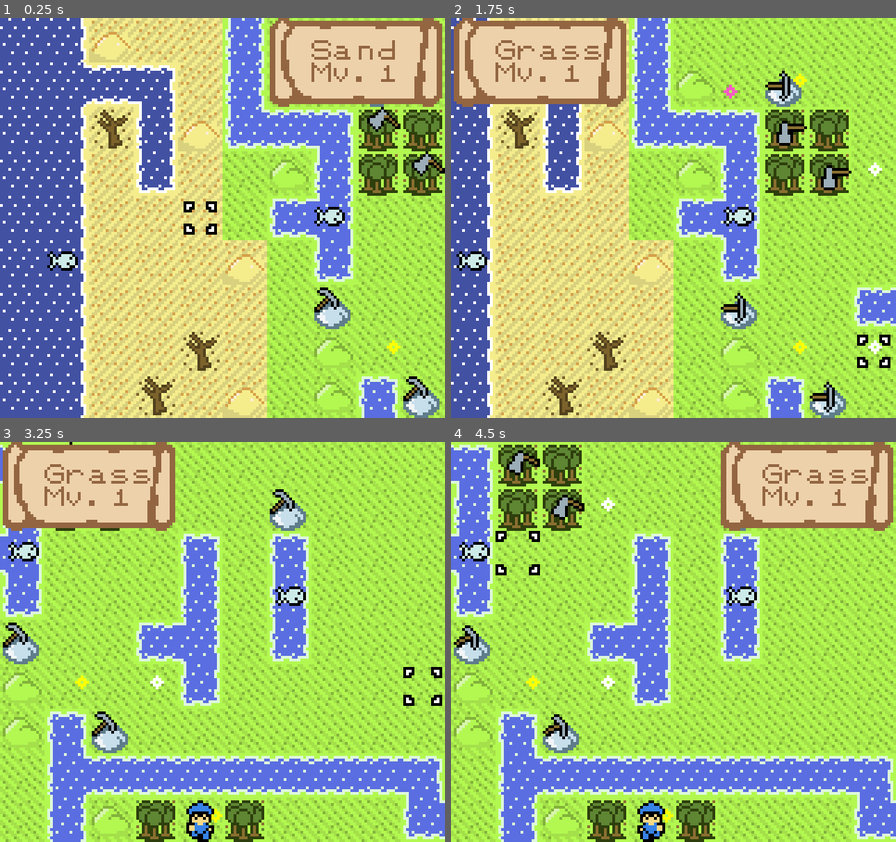
Above: before the commit, frames 1-4 (two rows, left to right).
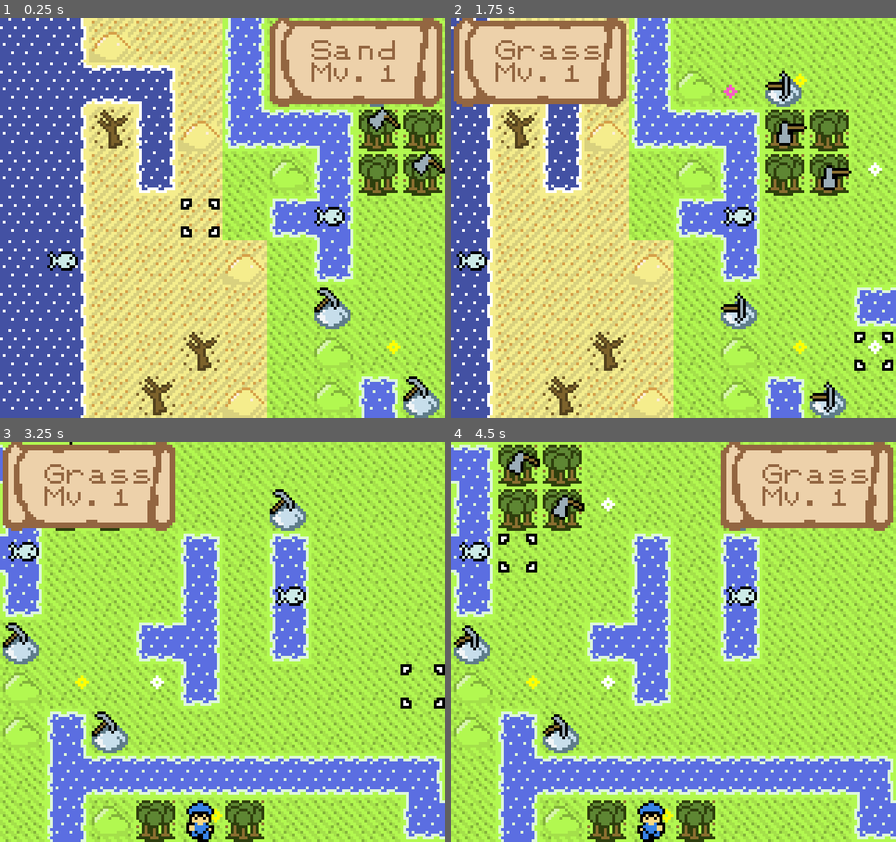
Above: after the commit, the same moments.

Repository: SummonerL/GuildBuilders
Game: Godot game, scene res://Scenes/Overworld/Overworld_Scene.tscn
Same seed, same stepped clock (60 frames per second), same inputs: the game is played once before the commit and once after it.
Inputs:
- Up to frame 1 (0.25 s): no input
- Up to frame 2 (1.75 s): tap Enter (ui_accept) at 0.5, 0.77, 1.52 s; hold Right (ui_right) 0.53-1.28 s; hold Down (ui_down) from 1.28 s (still down)
- Up to frame 3 (3.25 s): release Down (ui_down) at 2.03 s; hold Right (ui_right) 2.03-2.78 s; hold Up (ui_up) from 2.78 s (still down); tap Enter (ui_accept) at 3.02 s
- Up to frame 4 (4.5 s): release Up (ui_up) at 3.53 s; hold Left (ui_left) from 3.53 s (still down); tap Enter (ui_accept) at 3.77 s

The runs differ from the first frame. In frame 1, 0.3% of the frame differs, in the area x 40-50%, y 45-55%; in frame 2, 0.3%; in frame 3, 0.3%; in frame 4, 0.3%.

Commit message:
change 12pm music to loop + cursor spund change

Diff:
--- a/Autoload/Game_Constants.gd
+++ b/Autoload/Game_Constants.gd
@@ -17,6 +17,8 @@
 
 const MOVE_ANIM_SPEED = .015 # how fast the player moves to the target tile
 
+const GAME_VOLUME = -2
+
 enum DIRECTIONS {
 	UP,
 	RIGHT,
--- a/Entities/Player/Cursor.tscn
+++ b/Entities/Player/Cursor.tscn
@@ -4,7 +4,7 @@
 [ext_resource path="res://Sprites/hud/hud_selected_tile2.png" type="Texture" id=2]
 [ext_resource path="res://Sprites/hud/hud_selected_tile3.png" type="Texture" id=3]
 [ext_resource path="res://Entities/Player/Cursor.gd" type="Script" id=4]
-[ext_resource path="res://Entities/Player/Assets/cursor_move.wav" type="AudioStream" id=5]
+[ext_resource path="res://Entities/Player/Assets/cursor_move_sound.wav" type="AudioStream" id=5]
 
 [sub_resource type="SpriteFrames" id=1]
 animations = [ {
@@ -22,10 +22,9 @@
 position = Vector2( 8, 8 )
 frames = SubResource( 1 )
 animation = "New Anim"
-frame = 1
 speed_scale = 1.28
 playing = true
 
 [node name="Cursor_Move_Sound" type="AudioStreamPlayer" parent="."]
 stream = ExtResource( 5 )
-volume_db = -10.0
+volume_db = -2.0
--- a/Entities/Player/Units/Unit_Class.gd
+++ b/Entities/Player/Units/Unit_Class.gd
@@ -38,6 +38,7 @@
 func unit_base_init():
 	unit_move_sound_node = AudioStreamPlayer.new()
 	unit_move_sound_node.stream = unit_move_sound
+	unit_move_sound_node.volume_db = constants.GAME_VOLUME
 	add_child(unit_move_sound_node)
 
 # set unit position
--- a/Scenes/Overworld/Overworld_Scene.gd
+++ b/Scenes/Overworld/Overworld_Scene.gd
@@ -47,7 +47,7 @@
 	camera.turnOn()
 
 	# start looping our '12PM' track
-	twelve_pm_loop.connect("finished", self, "loop_audio", [twelve_pm_loop])
+	#twelve_pm_loop.connect("finished", self, "loop_audio", [twelve_pm_loop])
 	twelve_pm_loop.play()
 
 # Called when the node enters the scene tree for the first time.
--- a/Scenes/Overworld/Overworld_Scene.tscn
+++ b/Scenes/Overworld/Overworld_Scene.tscn
@@ -34,4 +34,4 @@
 
 [node name="12PM_Loop" type="AudioStreamPlayer" parent="."]
 stream = ExtResource( 4 )
-volume_db = -5.0
+volume_db = -8.0
Not shown, added: Entities/Player/Assets/cursor_move_old.wav.import
Not shown, added: Entities/Player/Assets/cursor_move_sound.wav.import
Not shown, changed: Music/12PM_Loop.wav.import
Not shown, changed: Entities/.DS_Store
Not shown, changed: Entities/Player/.DS_Store
Not shown, changed: Entities/Player/Assets/.DS_Store
Not shown, added: Entities/Player/Assets/cursor_move_old.wav
Not shown, added: Entities/Player/Assets/cursor_move_sound.wav
